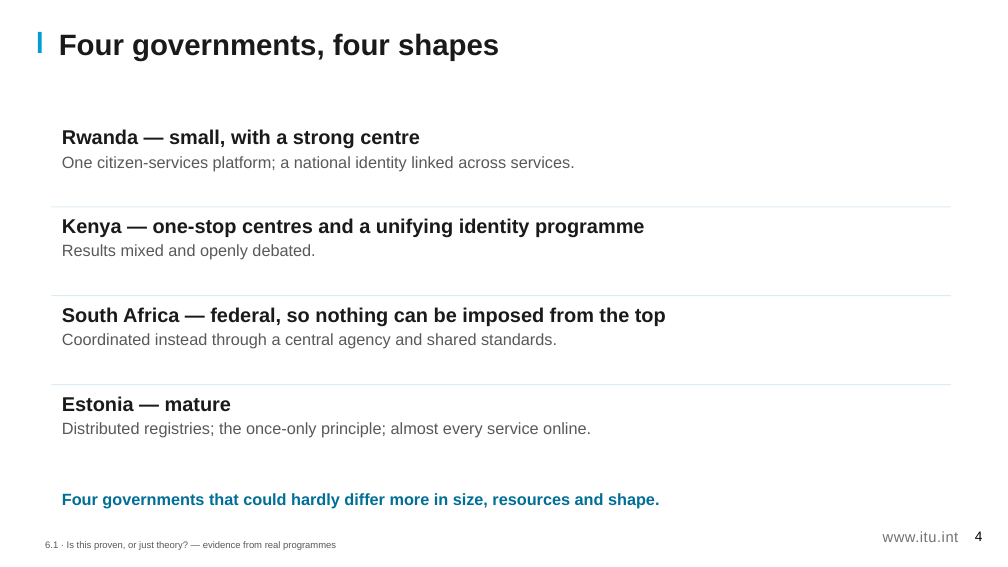
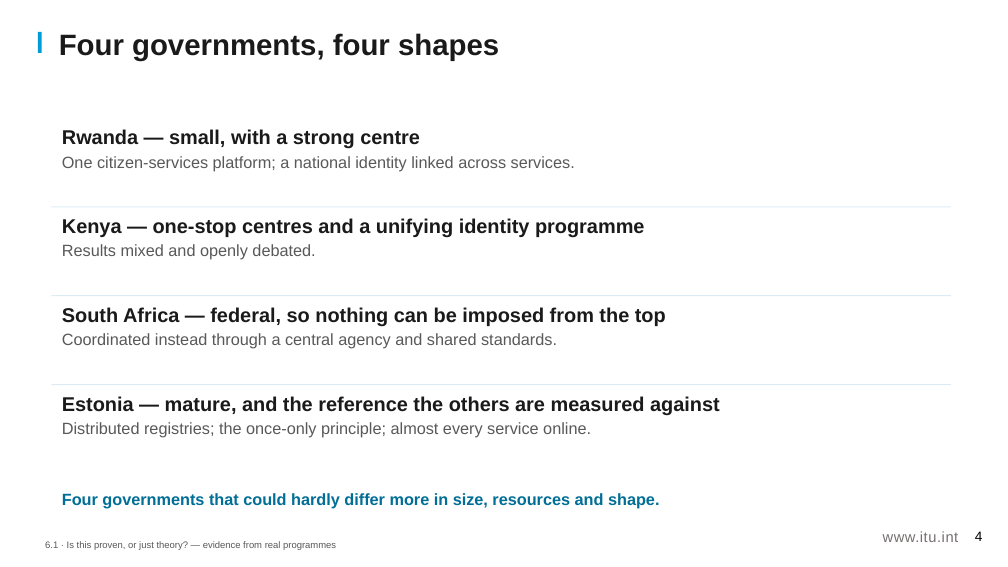
Before and after one commit to aarelaponin/geatdm-framework, a slide deck: slide 4 of 10-Knowledge-Products/KP1-GEA/videos/module_6/en/decks/KP1_M6_Deck_v0.1.pptx. Drawn at 1008x567 pixels with LibreOffice and Linux fonts; fonts in the diff are those of the drawing. Boxes give left, top, right and bottom in pixels: in the first picture for what was removed or moved away, otherwise in the second. Text is boxed around its words. In the diff, an @@ line names an element or a change of style, - is before the commit and + after.

```diff
--- a/10-Knowledge-Products/KP1-GEA/videos/module_6/en/decks/KP1_M6_Deck_v0.1.pptx
+++ b/10-Knowledge-Products/KP1-GEA/videos/module_6/en/decks/KP1_M6_Deck_v0.1.pptx
@@ text at box(62, 396, 720, 415): text changed @@
-Estonia — mature
+Estonia — mature, and the reference the others are measured against
```
Also in this commit, not shown: 5 other slides changed, 45 other files.
